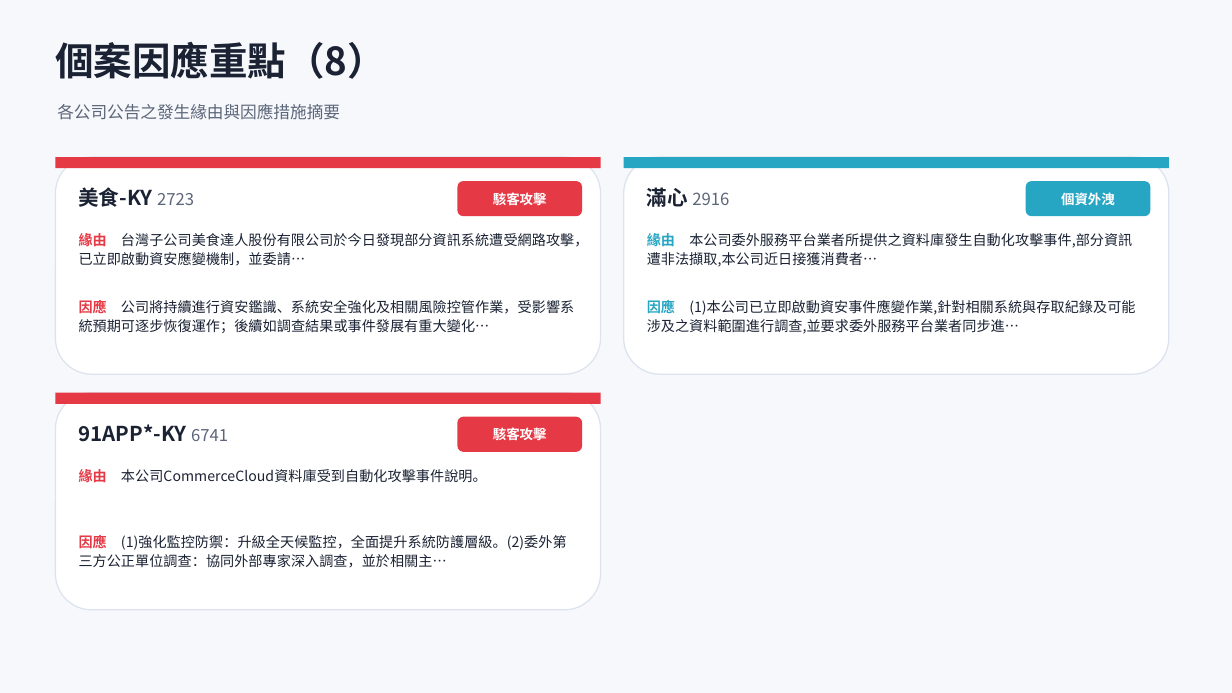
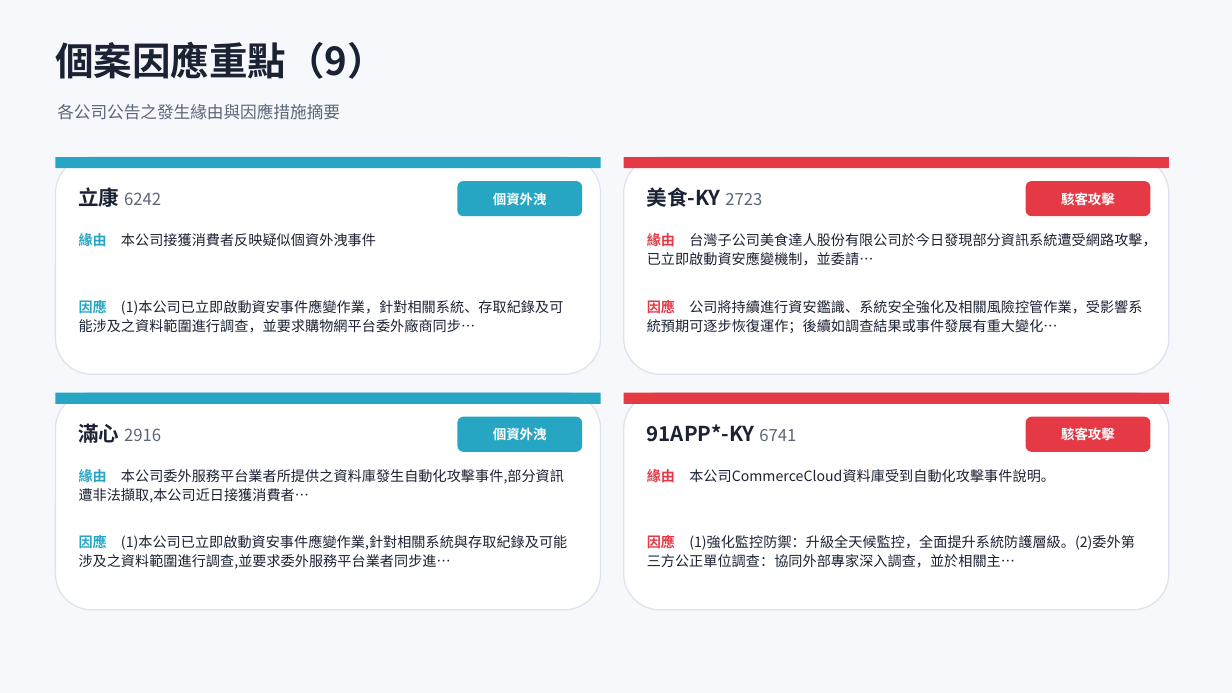
Before and after one commit to Johnnylin77/mops-isec-monitor, a slide deck: slide 14 of 資安事件因應分析.pptx (slide 13 before the commit). Drawn at 1232x693 pixels with LibreOffice and Linux fonts; fonts in the diff are those of the drawing. Boxes give left, top, right and bottom in pixels: in the first picture for what was removed or moved away, otherwise in the second. Text is boxed around its words. In the diff, an @@ line names an element or a change of style, - is before the commit and + after.

```diff
--- a/資安事件因應分析.pptx
+++ b/資安事件因應分析.pptx
@@ text at box(55, 42, 386, 79): text changed @@
-個案因應重點（8）
+個案因應重點（9）
@@ rectangle at box(624, 157, 1169, 168): fill #27A6C4 to #E63946 @@
@@ text at box(79, 187, 161, 207): text changed; size 16 to 13 pt; text colour #1A2233 to #5C6679; bold off @@
-美食-KY 2723
+立康 6242
@@ text at box(493, 192, 547, 205): text changed @@
-駭客攻擊
+個資外洩
@@ text at box(647, 187, 762, 207): text changed; size 13 to 16 pt; text colour #5C6679 to #1A2233; bold on @@
-滿心 2916
+美食-KY 2723
@@ rounded rectangle at box(1026, 181, 1151, 216): fill #27A6C4 to #E63946 @@
@@ text at box(1061, 192, 1115, 205): text changed @@
-個資外洩
+駭客攻擊
@@ text at box(79, 231, 376, 249): text changed @@
-緣由 台灣子公司美食達人股份有限公司於今日發現部分資訊系統遭受網路攻擊，已立即啟動資安應變機制，並委請…
+緣由 本公司接獲消費者反映疑似個資外洩事件
@@ text at box(647, 231, 1156, 266): text changed @@
-緣由 本公司委外服務平台業者所提供之資料庫發生自動化攻擊事件,部分資訊遭非法擷取,本公司近日接獲消費者…
+緣由 台灣子公司美食達人股份有限公司於今日發現部分資訊系統遭受網路攻擊，已立即啟動資安應變機制，並委請…
@@ text at box(79, 298, 563, 333): text changed @@
-因應 公司將持續進行資安鑑識、系統安全強化及相關風險控管作業，受影響系統預期可逐步恢復運作；後續如調查結果或事件發展有重大變化…
+因應 (1)本公司已立即啟動資安事件應變作業，針對相關系統、存取紀錄及可能涉及之資料範圍進行調查，並要求購物網平台委外廠商同步…
@@ text at box(647, 298, 1142, 333): text changed @@
-因應 (1)本公司已立即啟動資安事件應變作業,針對相關系統與存取紀錄及可能涉及之資料範圍進行調查,並要求委外服務平台業者同步進…
+因應 公司將持續進行資安鑑識、系統安全強化及相關風險控管作業，受影響系統預期可逐步恢復運作；後續如調查結果或事件發展有重大變化…
@@ fill #E63946 to #27A6C4 in 4 elements at box(55, 157, 601, 168), box(457, 181, 582, 216), box(55, 393, 601, 404), box(457, 417, 582, 452) @@
@@ rounded rectangle added at box(624, 393, 1169, 610), fill #FFFFFF, outline #DDE3EE 1 pt @@
@@ rectangle added at box(624, 393, 1169, 404), fill #E63946 @@
@@ rounded rectangle added at box(1026, 417, 1151, 452), fill #E63946 @@
@@ text at box(79, 423, 161, 443): text changed; size 16 to 13 pt; text colour #1A2233 to #5C6679; bold off @@
-91APP*-KY 6741
+滿心 2916
@@ text at box(493, 427, 547, 440): text changed @@
-駭客攻擊
+個資外洩
@@ text added at box(647, 424, 796, 442), 16 pt, text #1A2233, bold @@
+91APP*-KY 6741
@@ text added at box(1061, 427, 1115, 440), 10.5 pt, text #FFFFFF, bold @@
+駭客攻擊
@@ text at box(79, 467, 564, 503): text changed @@
-緣由 本公司CommerceCloud資料庫受到自動化攻擊事件說明。
+緣由 本公司委外服務平台業者所提供之資料庫發生自動化攻擊事件,部分資訊遭非法擷取,本公司近日接獲消費者…
@@ text added at box(647, 467, 1055, 485), 11 pt, text #1A2233 @@
+緣由 本公司CommerceCloud資料庫受到自動化攻擊事件說明。
@@ text at box(79, 533, 567, 569): text changed @@
-因應 (1)強化監控防禦：升級全天候監控，全面提升系統防護層級。(2)委外第三方公正單位調查：協同外部專家深入調查，並於相關主…
+因應 (1)本公司已立即啟動資安事件應變作業,針對相關系統與存取紀錄及可能涉及之資料範圍進行調查,並要求委外服務平台業者同步進…
@@ text added at box(647, 533, 1135, 568), 11 pt, text #1A2233 @@
+因應 (1)強化監控防禦：升級全天候監控，全面提升系統防護層級。(2)委外第三方公正單位調查：協同外部專家深入調查，並於相關主…
```
Also in this commit, not shown: 11 other slides changed, 1 slide added, 2 other files.
